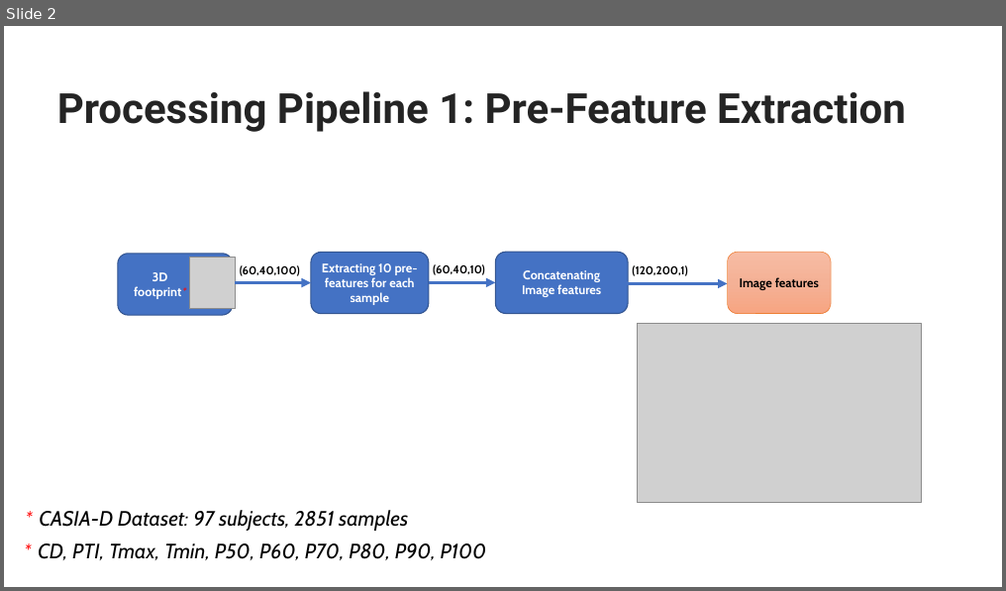
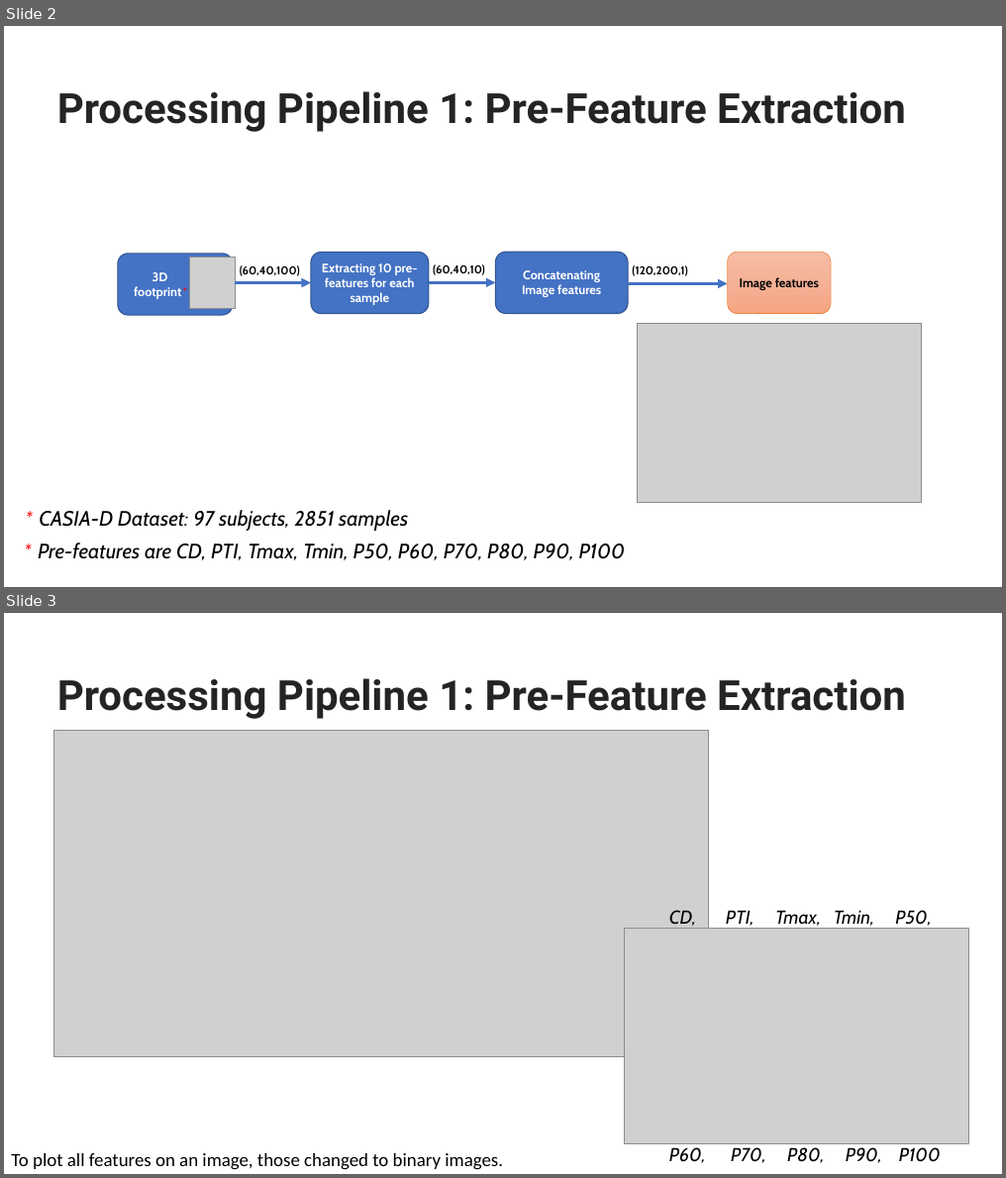
Before and after one commit to SKazemii/Worksheet, a slide deck: Manuscripts/Presentation - Deepfeatures.pptx. Shown one above the other, each under a label of ours: slide 2 before the commit, slides 2 and 3 after it. The pictures are 1006x591 and 1006x1178 pixels, drawn with LibreOffice and Linux fonts; fonts in the diff are those of the drawing; grey boxes stand for pictures. Boxes give left, top, right and bottom in pixels: in the first picture for what was removed or moved away, otherwise in the second. Text is boxed around its words. In the diff, an @@ line names an element or a change of style, - is before the commit and + after.

```diff
--- a/Manuscripts/Presentation - Deepfeatures.pptx
+++ b/Manuscripts/Presentation - Deepfeatures.pptx
@@ slide 3 added at bbox=[4, 613, 1002, 1174], background #FFFFFF @@
@@ title added at bbox=[57, 678, 906, 719], 40 pt, text #242424, bold @@
+Processing Pipeline 1: Pre-Feature Extraction
@@ picture added at bbox=[54, 731, 709, 1057] @@
@@ picture added at bbox=[625, 928, 969, 1145] @@
@@ text added at bbox=[669, 910, 931, 930], 18 pt, text #000000, italic @@
+CD, PTI, Tmax, Tmin, P50,
@@ text added at bbox=[11, 1154, 503, 1170], 18 pt, text #000000 @@
+To plot all features on an image, those changed to binary images.
@@ text added at bbox=[669, 1148, 941, 1163], 18 pt, text #000000, italic @@
+P60, P70, P80, P90, P100
@@ slide 2 changed as well @@
@@ text at bbox=[38, 543, 626, 561]: text changed @@
-* CD, PTI, Tmax, Tmin, P50, P60, P70, P80, P90, P100
+* Pre-features are CD, PTI, Tmax, Tmin, P50, P60, P70, P80, P90, P100
```
Also in this commit, not shown: 7 other slides changed, 5 other slides added, 3 slides removed, 21 other files.
